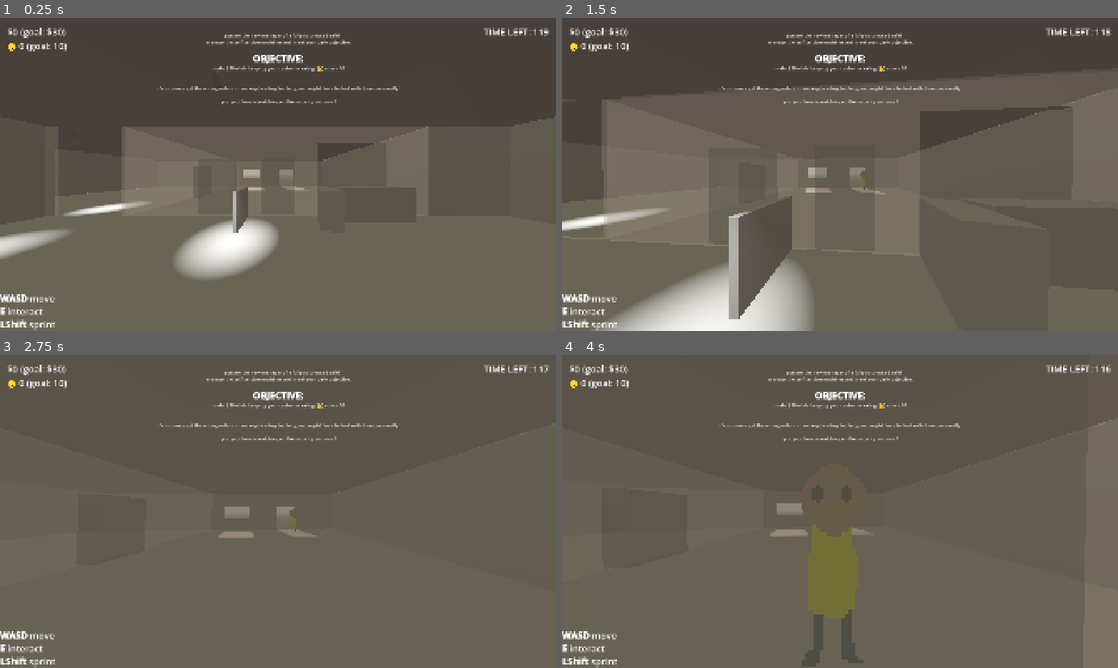
Above: before the commit, frames 1-4 (two rows, left to right).
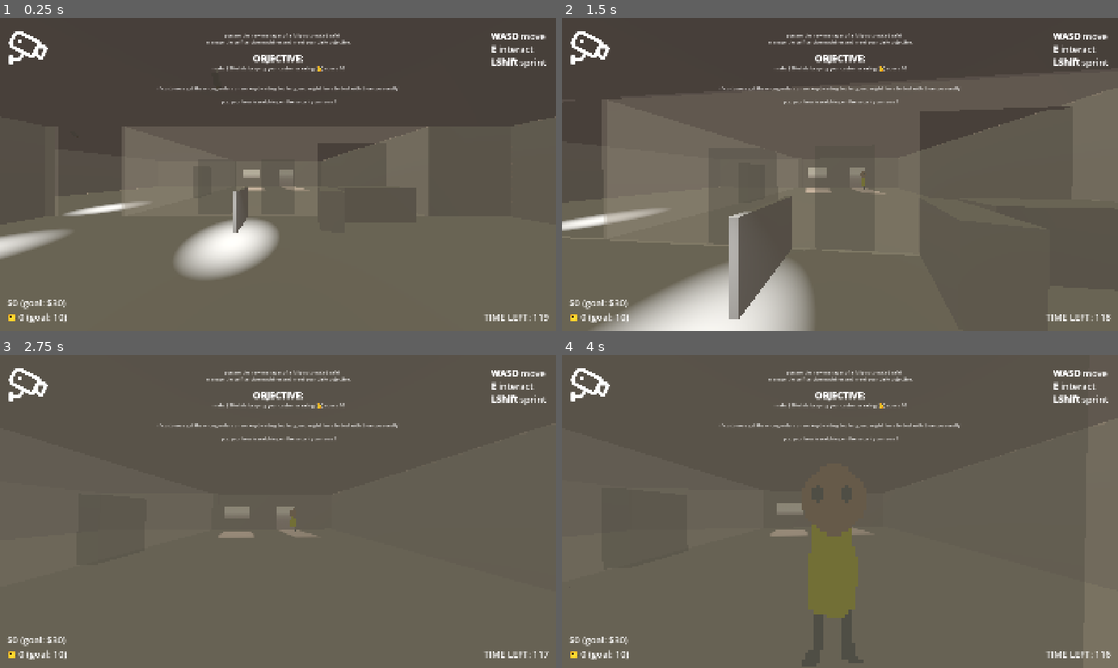
Above: after the commit, the same moments.

Repository: Sunday-Studio-Team/cafe
Game: Godot game, scene res://main.tscn
Same seed, same stepped clock (60 frames per second), same inputs: the game is played once before the commit and once after it.
Inputs (mouse positions are in pixels of both pictures, inside the frame that each line leads up to):
- Up to frame 1 (0.25 s): no input
- Up to frame 2 (1.5 s): move the mouse to (867, 174) at 0.52 s; hold E (interact) 0.53-1.28 s; hold W (move_forward) from 0.53 s (still down); tap Shift (sprint) at 0.8, 1.35 s; move the mouse to (812, 174) at 1.27 s
- Up to frame 3 (2.75 s): keep holding W (move_forward); tap E (interact) at 1.55 s; move the mouse to (289, 505) at 2.02 s; hold E (interact) from 2.03 s (still down); tap Shift (sprint) at 2.3 s
- Up to frame 4 (4 s): keep holding W (move_forward); move the mouse to (834, 517) at 2.77 s; release E (interact) at 2.78 s; tap Shift (sprint) at 2.85 s; tap E (interact) at 3.05 s; move the mouse to (878, 514) at 3.52 s; hold Shift (sprint) from 3.53 s (still down); tap I at 3.6 s

The runs differ from the first frame. In frame 1, 1.9% of the frame differs, in the area x 0-99%, y 3-100%; in frame 2, 1.9%; in frame 3, 1.8%; in frame 4, 1.8%.

Commit message:
add a ui indicator when in security cam's vision

Diff:
--- a/godot/global.gd
+++ b/godot/global.gd
@@ -25,6 +25,7 @@
 		customer_score = new_score
 var goal_profit: float = 30
 var goal_customer_score: int = 10
+var player_in_cctv_los := false
 var penalty_for_sprinting: int = 5
 var penalty_for_remaking_drink: int = 5
 var minigame_active := false
@@ -32,6 +33,13 @@
 
 func _ready() -> void:
 	drinks.assign(load_resources_from_folder(drinks_folder_path))
+
+
+func _physics_process(_delta: float) -> void:
+	# this has to be reset to false at the start of every frame here
+	# because if we set it in the individual security cameras' processes, they
+	# would start overriding each other
+	player_in_cctv_los = false
 
 
 func load_resources_from_folder(folder_path: String) -> Array[Resource]:
--- a/godot/main.tscn
+++ b/godot/main.tscn
@@ -8,6 +8,7 @@
 [ext_resource type="Script" uid="uid://mf7n2lw6ea0i" path="res://ui.gd" id="5_lquwl"]
 [ext_resource type="Script" uid="uid://d26vdt6uji0gm" path="res://pause_menu.gd" id="6_7mycd"]
 [ext_resource type="AudioStream" uid="uid://b81yrkbyintns" path="res://audio/money.wav" id="7_5vw27"]
+[ext_resource type="Texture2D" uid="uid://bieg4r5p475q3" path="res://sprites/cctv.png" id="7_ycdy4"]
 [ext_resource type="AudioStream" uid="uid://dwjqoo54k3ixw" path="res://audio/points_gain.wav" id="8_4c57u"]
 [ext_resource type="Script" uid="uid://dpxjdxm2r1gkd" path="res://Minigames/minigame_controller.gd" id="10_4c57u"]
 [ext_resource type="PackedScene" uid="uid://b44y3xlpccms3" path="res://Minigames/Colors/Colors_Minigame.tscn" id="11_efxa6"]
@@ -183,6 +184,20 @@
 [node name="Window" parent="." unique_id=556547264 instance=ExtResource("4_272bh")]
 transform = Transform3D(1, 0, 0, 0, 1, 0, 0, 0, 1, 2.4912045, 0, 4)
 
+[node name="SecurityCam" parent="." unique_id=557976636 instance=ExtResource("12_dg77c")]
+transform = Transform3D(0.92853117, 0, -0.3712544, 0, 1, 0, 0.3712544, 0, 0.92853117, -6.9470425, 2.6975236, 4.209534)
+rotation_pause_length = 4.0
+
+[node name="SecurityCam2" parent="." unique_id=245896451 instance=ExtResource("12_dg77c")]
+transform = Transform3D(1, 0, 0, 0, 1, 0, 0, 0, 1, -0.88471025, 2.6719248, 6.382108)
+rotation_time = 6.0
+
+[node name="SecurityCam3" parent="." unique_id=1837350934 instance=ExtResource("12_dg77c")]
+transform = Transform3D(0.70710677, 0, -0.70710677, 0, 1, 0, 0.70710677, 0, 0.70710677, -5.8847103, 2.6719248, 6.8821087)
+rotation_amount = 45.0
+rotation_time = 2.0
+rotation_pause_length = 0.0
+
 [node name="CustomerSpawnTimer" type="Timer" parent="." unique_id=785760779]
 wait_time = 5.0
 autostart = true
@@ -195,15 +210,15 @@
 [node name="Player" parent="." unique_id=1025923804 instance=ExtResource("4_1bvp3")]
 transform = Transform3D(1, 0, 0, 0, 1, 0, 0, 0, 1, 0, 0, 8)
 
-[node name="UI" type="CanvasLayer" parent="." unique_id=1922 …(277 unchanged characters)… printing_label", "caught_remaking_label")]
+[node name="UI" type="CanvasLayer" parent="." unique_id=1922 …(277 unchanged characters)… printing_label", "caught_remaking_label", "cctv_indicator")]
 script = ExtResource("5_lquwl")
-profit_label = NodePath("MarginContainer/Scores/Money")
-customer_happiness_label = NodePath("MarginContainer/Scores/Customer")
+profit_label = NodePath("MarginContainer/VBoxContainer/HBoxContainer2/Scores/Money")
+customer_happiness_label = NodePath("MarginContainer/VBoxContainer/HBoxContainer2/Scores/Customer")
 interactable_indicator = NodePath("MarginContainer/VBoxContainer/Interactable")
 interactable_label = NodePath("MarginContainer/VBoxContainer/Interactable/VBoxContainer/RichTextLabel")
 hold_interact_progress = NodePath("MarginContainer/VBoxContainer/Interactable/VBoxContainer/HoldInteractProgress")
 game_timer = NodePath("../GameTimer")
-time_left_label = NodePath("MarginContainer/TimeLeft")
+time_left_label = NodePath("MarginContainer/VBoxContainer/HBoxContainer2/TimeLeft")
 objective = NodePath("MarginContainer/Objective")
 end_text = NodePath("MarginContainer/EndText")
 money_sound = NodePath("MoneySound")
@@ -211,6 +226,7 @@
 lose_points_sound = NodePath("LosePointsSound")
 caught_printing_label = NodePath("MarginContainer/CaughtSprinting")
 caught_remaking_label = NodePath("MarginContainer/CaughtRemaking")
+cctv_indicator = NodePath("MarginContainer/VBoxContainer/HBoxContainer/CctvIndicator")
 
 [node name="MarginContainer" type="MarginContainer" parent="UI" unique_id=192377891]
 anchors_preset = 15
@@ -225,123 +241,24 @@
 theme_override_constants/margin_right = 25
 theme_override_constants/margin_bottom = 25
 
-[node name="Scores" type="VBoxContainer" parent="UI/MarginContainer" unique_id=1534145091]
-layout_mode = 2
-
-[node name="Money" type="Label" parent="UI/MarginContainer/Scores" unique_id=103958680]
-layout_mode = 2
-size_flags_horizontal = 0
-size_flags_vertical = 0
-theme_override_font_sizes/font_size = 32
-text = "$ 0"
-
-[node name="Customer" type="Label" parent="UI/MarginContainer/Scores" unique_id=1609379077]
-layout_mode = 2
-size_flags_horizontal = 0
-size_flags_vertical = 0
-theme_override_font_sizes/font_size = 32
-text = "🙂 0"
-
 [node name="VBoxContainer" type="VBoxContainer" parent="UI/MarginContainer" unique_id=1052297915]
 layout_mode = 2
 
-[node name="Spacer" type="Control" parent="UI/MarginContainer/VBoxContainer" unique_id=1118819587]
-layout_mode = 2
-size_flags_vertical = 3
-size_flags_stretch_ratio = 0.9
-
-[node name="Interactable" type="PanelContainer" parent="UI/MarginContainer/VBoxContainer" unique_id=1696852801]
-layout_mode = 2
-size_flags_horizontal = 4
-size_flags_vertical = 6
-theme_override_styles/panel = SubResource("StyleBoxFlat_272bh")
-
-[node name="VBoxContainer" type="VBoxContainer" parent="UI/MarginContainer/VBoxContainer/Interactable" unique_id=1133469025]
-layout_mode = 2
-size_flags_vertical = 4
-alignment = 1
-
-[node name="RichTextLabel" type="RichTextLabel" parent="UI/MarginContainer/VBoxContainer/Interactable/VBoxContainer" unique_id=644757301]
-custom_minimum_size = Vector2(550, 50)
-layout_mode = 2
-size_flags_vertical = 10
-theme_override_font_sizes/normal_font_size = 32
-bbcode_enabled = true
-text = "[E] interact"
-scroll_active = false
-horizontal_alignment = 1
-vertical_alignment = 1
-
-[node name="HoldInteractProgress" type="ProgressBar" parent="UI/MarginContainer/VBoxContainer/Interactable/VBoxContainer" unique_id=1035330662]
-custom_minimum_size = Vector2(250, 10)
-layout_mode = 2
-size_flags_horizontal = 4
-value = 50.0
-show_percentage = false
-
-[node name="TimeLeft" type="Label" parent="UI/MarginContainer" unique_id=481278116]
+[node name="HBoxContainer" type="HBoxContainer" parent="UI/MarginContainer/VBoxContainer" unique_id=1617732849]
+layout_mode = 2
+
+[node name="CctvIndicator" type="TextureRect" parent="UI/MarginContainer/VBoxContainer/HBoxContainer" unique_id=1082245281]
+custom_minimum_size = Vector2(150, 0)
 layout_mode = 2
 size_flags_horizontal = 8
-size_flags_vertical = 0
-theme_override_font_sizes/font_size = 32
-text = "TIME LEFT: 0"
-
-[node name="Objective" type="RichTextLabel" parent="UI/MarginContainer" unique_id=2027255565]
-custom_minimum_size = Vector2(400, 250)
-layout_mode = 2
-theme_override_font_sizes/bold_font_size = 32
-bbcode_enabled = true
-text = "[b]OBJECTIVE:[/b]
-
-make $10 while keeping your customer rating above 5"
-scroll_active = false
-horizontal_alignment = 1
-
-[node name="EndText" type="RichTextLabel" parent="UI/MarginContainer" unique_id=545591058]
-custom_minimum_size = Vector2(400, 250)
-layout_mode = 2
-size_flags_horizontal = 4
 size_flags_vertical = 8
-theme_override_font_sizes/normal_font_size = 32
-theme_override_font_sizes/bold_font_size = 64
-bbcode_enabled = true
-horizontal_alignment = 1
-
-[node name="CaughtSprinting" type="Label" parent="UI/MarginContainer" unique_id=1280837841]
-visible = false
-modulate = Color(0.7314912, 0, 0.07300905, 1)
-layout_mode = 2
-theme_override_font_sizes/font_size = 64
-text = "-1 🙂caught sprinting"
-horizontal_alignment = 1
-
-[node name="CaughtRemaking" type="Label" parent="UI/MarginContainer" unique_id=2091099460]
-visible = false
-modulate = Color(0.7314912, 0, 0.07300905, 1)
-layout_mode = 2
-theme_override_font_sizes/font_size = 64
-text = "-1 🙂caught remaking"
-horizontal_alignment = 1
-
-[node name="MoneySound" type="AudioStreamPlayer" parent="UI" unique_id=220836306]
-stream = ExtResource("7_5vw27")
-volume_db = -5.0
-
-[node name="GainPointsSound" type="AudioStreamPlayer" parent="UI" unique_id=1752145735]
-stream = ExtResource("8_4c57u")
-volume_db = -5.0
-
-[node name="LosePointsSound" type="AudioStreamPlayer" parent="UI" unique_id=1821886986]
-stream = SubResource("AudioStreamWAV_kek77")
-volume_db = -5.0
-
-[node name="Controls" type="RichTextLabel" parent="UI" unique_id=1478058715]
-anchors_preset = 2
-anchor_top = 1.0
-anchor_bottom = 1.0
-offset_top = -135.0
-offset_right = 1102.0
-grow_vertical = 0
+texture = ExtResource("7_ycdy4")
+expand_mode = 4
+
+[node name="Controls" type="RichTextLabel" parent="UI/MarginContainer/VBoxContainer/HBoxContainer" unique_id=1478058715]
+custom_minimum_size = Vector2(200, 0)
+layout_mode = 2
+size_flags_horizontal = 10
 theme_override_font_sizes/normal_font_size = 32
 theme_override_font_sizes/bold_font_size = 32
 bbcode_enabled = true
@@ -349,9 +266,122 @@
 [b]E[/b] interact
 [b]LShift[/b] sprint"
 fit_content = true
+vertical_alignment = 2
+
+[node name="Spacer" type="Control" parent="UI/MarginContainer/VBoxContainer" unique_id=1118819587]
+layout_mode = 2
+size_flags_vertical = 3
+size_flags_stretch_ratio = 0.9
+
+[node name="Interactable" type="PanelContainer" parent="UI/MarginContainer/VBoxContainer" unique_id=1696852801]
+layout_mode = 2
+size_flags_horizontal = 4
+size_flags_vertical = 6
+theme_override_styles/panel = SubResource("StyleBoxFlat_272bh")
+
+[node name="VBoxContainer" type="VBoxContainer" parent="UI/MarginContainer/VBoxContainer/Interactable" unique_id=1133469025]
+layout_mode = 2
+size_flags_vertical = 4
+alignment = 1
+
+[node name="RichTextLabel" type="RichTextLabel" parent="UI/MarginContainer/VBoxContainer/Interactable/VBoxContainer" unique_id=644757301]
+custom_minimum_size = Vector2(550, 50)
+layout_mode = 2
+size_flags_vertical = 10
+theme_override_font_sizes/normal_font_size = 32
+bbcode_enabled = true
+text = "[E] interact"
+scroll_active = false
+horizontal_alignment = 1
+vertical_alignment = 1
+
+[node name="HoldInteractProgress" type="ProgressBar" parent="UI/MarginContainer/VBoxContainer/Interactable/VBoxContainer" unique_id=1035330662]
+custom_minimum_size = Vector2(250, 10)
+layout_mode = 2
+size_flags_horizontal = 4
+value = 50.0
+show_percentage = false
+
+[node name="HBoxContainer2" type="HBoxContainer" parent="UI/MarginContainer/VBoxContainer" unique_id=312814953]
+layout_mode = 2
+
+[node name="Scores" type="VBoxContainer" parent="UI/MarginContainer/VBoxContainer/HBoxContainer2" unique_id=1534145091]
+layout_mode = 2
+
+[node name="Money" type="Label" parent="UI/MarginContainer/VBoxContainer/HBoxContainer2/Scores" unique_id=103958680]
+layout_mode = 2
+size_flags_horizontal = 0
+size_flags_vertical = 0
+theme_override_font_sizes/font_size = 32
+text = "$ 0"
+
+[node name="Customer" type="Label" parent="UI/MarginContainer/VBoxContainer/HBoxContainer2/Scores" unique_id=1609379077]
+layout_mode = 2
+size_flags_horizontal = 0
+size_flags_vertical = 0
+theme_override_font_sizes/font_size = 32
+text = "🙂 0"
+
+[node name="TimeLeft" type="Label" parent="UI/MarginContainer/VBoxContainer/HBoxContainer2" unique_id=481278116]
+layout_mode = 2
+size_flags_horizontal = 10
+size_flags_vertical = 8
+theme_override_font_sizes/font_size = 32
+text = "TIME LEFT: 0"
+vertical_alignment = 2
+
+[node name="Objective" type="RichTextLabel" parent="UI/MarginContainer" unique_id=2027255565]
+custom_minimum_size = Vector2(400, 250)
+layout_mode = 2
+theme_override_font_sizes/bold_font_size = 32
+bbcode_enabled = true
+text = "[b]OBJECTIVE:[/b]
+
+make $10 while keeping your customer rating above 5"
+scroll_active = false
+horizontal_alignment = 1
+
+[node name="EndText" type="RichTextLabel" parent="UI/MarginContainer" unique_id=545591058]
+custom_minimum_size = Vector2(400, 250)
+layout_mode = 2
+size_flags_horizontal = 4
+size_flags_vertical = 8
+theme_override_font_sizes/normal_font_size = 32
+theme_override_font_sizes/bold_font_size = 64
+bbcode_enabled = true
+horizontal_alignment = 1
+
+[node name="CaughtSprinting" type="Label" parent="UI/MarginContainer" unique_id=1280837841]
+visible = false
+modulate = Color(0.7314912, 0, 0.07300905, 1)
+layout_mode = 2
+theme_override_font_sizes/font_size = 64
+text = "-1 🙂caught sprinting"
+horizontal_alignment = 1
+
+[node name="CaughtRemaking" type="Label" parent="UI/MarginContainer" unique_id=2091099460]
+visible = false
+modulate = Color(0.7314912, 0, 0.07300905, 1)
+layout_mode = 2
+theme_override_font_sizes/font_size = 64
+text = "-1 🙂caught remaking"
+horizontal_alignment = 1
+
+[node name="MoneySound" type="AudioStreamPlayer" parent="UI" unique_id=220836306]
+stream = ExtResource("7_5vw27")
+volume_db = -5.0
+
+[node name="GainPointsSound" type="AudioStreamPlayer" parent="UI" unique_id=1752145735]
+stream = ExtResource("8_4c57u")
+volume_db = -5.0
+
+[node name="LosePointsSound" type="AudioStreamPlayer" parent="UI" unique_id=1821886986]
+stream = SubResource("AudioStreamWAV_kek77")
+volume_db = -5.0
 
 [node name="PauseMenu" type="CanvasLayer" parent="." unique_id=359855339]
 process_mode = 3
+visible = false
 script = ExtResource("6_7mycd")
 
 [node name="MarginContainer" type="MarginContainer" parent="PauseMenu" unique_id=1189096436]
@@ -393,19 +423,5 @@
 
 [node name="SubViewport" type="SubViewport" parent="MinigameController/MarginContainer/SubViewportContainer" unique_id=1717214408]
 handle_input_locally = false
-size = Vector2i(1420, 880)
+size = Vector2i(2, 2)
 render_target_update_mode = 0
-
-[node name="SecurityCam" parent="." unique_id=557976636 instance=ExtResource("12_dg77c")]
-transform = Transform3D(0.92853117, 0, -0.3712544, 0, 1, 0, 0.3712544, 0, 0.92853117, -6.9470425, 2.6975236, 4.209534)
-rotation_pause_length = 4.0
-
-[node name="SecurityCam2" parent="." unique_id=245896451 instance=ExtResource("12_dg77c")]
-transform = Transform3D(1, 0, 0, 0, 1, 0, 0, 0, 1, -0.88471025, 2.6719248, 6.382108)
-rotation_time = 6.0
-
-[node name="SecurityCam3" parent="." unique_id=1837350934 instance=ExtResource("12_dg77c")]
-transform = Transform3D(0.70710677, 0, -0.70710677, 0, 1, 0, 0.70710677, 0, 0.70710677, -5.8847103, 2.6719248, 6.8821087)
-rotation_amount = 45.0
-rotation_time = 2.0
-rotation_pause_length = 0.0
--- a/godot/pause_menu.gd
+++ b/godot/pause_menu.gd
@@ -1,8 +1,4 @@
 extends CanvasLayer
-
-
-func _ready() -> void:
-	hide()
 
 
 func _physics_process(_delta: float) -> void:
--- a/godot/security_cam.gd
+++ b/godot/security_cam.gd
@@ -51,8 +51,12 @@
 			player_in_spotlight = true
 			break
 
+# we need both a local and global var here to track if the player is in this
+# spotlight AND if theyre in ANY spotlight (otherwise we'd start getting weird
+# things like this light flashing red when we enter a separate cameara's fov)
 	if player_in_spotlight:
 		spotlight.light_color = Color.RED
+		Global.player_in_cctv_los = true
 	else:
 		spotlight.light_color = Color.WHITE
 
--- a/godot/ui.gd
+++ b/godot/ui.gd
@@ -14,6 +14,7 @@
 @export var lose_points_sound: AudioStreamPlayer
 @export var caught_printing_label: Label
 @export var caught_remaking_label: Label
+@export var cctv_indicator: TextureRect
 
 
 func _ready() -> void:
@@ -63,6 +64,12 @@
 
 
 func _physics_process(_delta: float) -> void:
+	update_score_indicators()
+	update_interactable_ui()
+	update_cctv_indicator()
+
+
+func update_score_indicators() -> void:
 	profit_label.text = (
 		Global.float_to_price(Global.profit_score)
 		+ " (goal: %s)" % Global.float_to_price(Global.goal_profit)
@@ -70,6 +77,8 @@
 	customer_happiness_label.text = "🙂 " + str(Global.customer_score) + " (goal: %s)" % Global.goal_customer_score
 	time_left_label.text = "TIME LEFT: " + str(int(game_timer.time_left))
 
+
+func update_interactable_ui() -> void:
 	var hovered_interactable: Interactable = Global.hovered_interactable
 
 	if hovered_interactable != null:
@@ -100,6 +109,13 @@
 	)
 
 
+func update_cctv_indicator() -> void:
+	if Global.player_in_cctv_los:
+		cctv_indicator.modulate = Color.RED
+	else:
+		cctv_indicator.modulate = Color.WHITE
+
+
 func _on_time_up() -> void:
 	if (
 		Global.customer_score >= Global.goal_customer_score
Binary file added: godot/sprites/cctv.png
Not shown, added: godot/sprites/cctv.png.import
Not shown, changed: godot/todo.md
